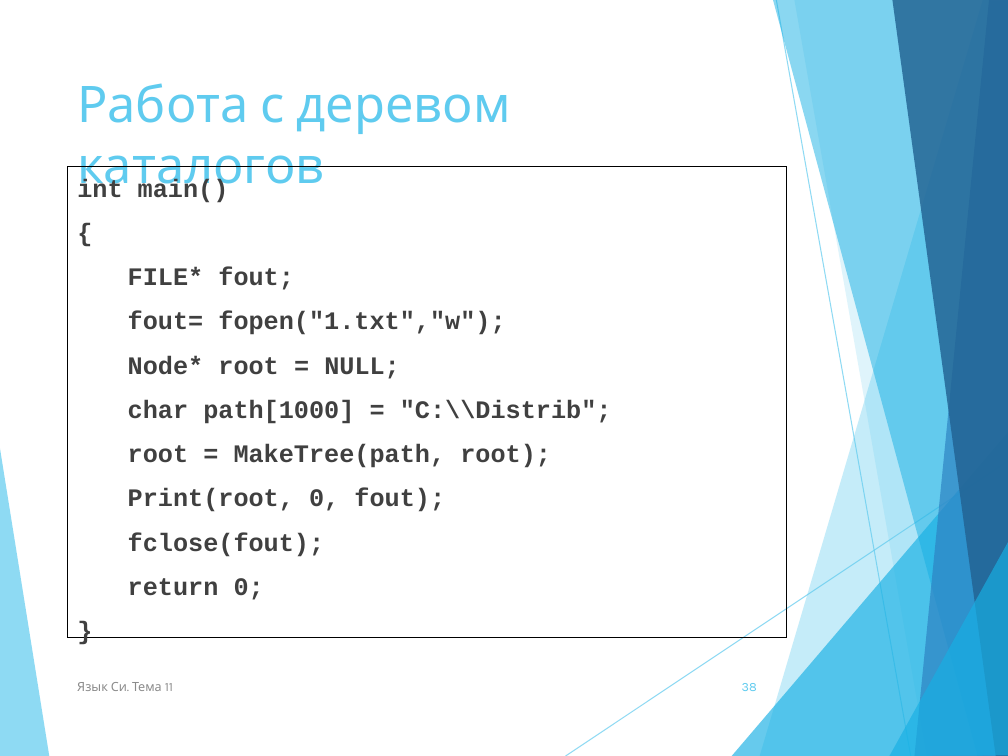
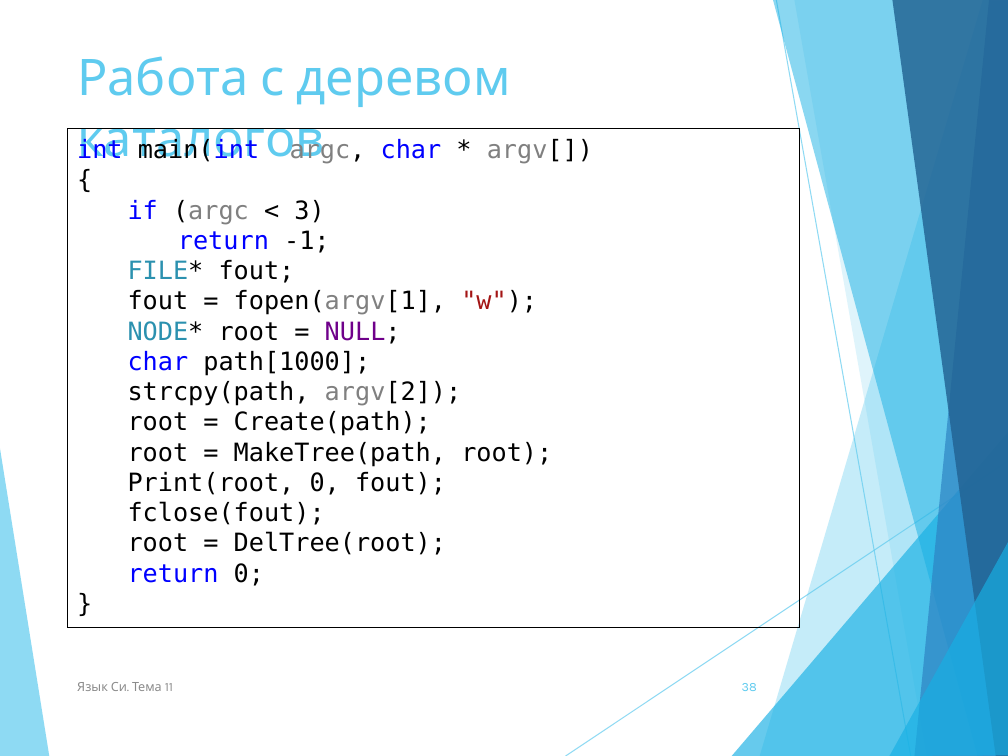
Before and after one commit to NIIT-2020/lection_c, a slide deck: slide 38 of 11 Динамические структуры данных.pptx. Drawn at 1008x756 pixels with LibreOffice and Linux fonts; fonts in the diff are those of the drawing. Boxes give left, top, right and bottom in pixels: in the first picture for what was removed or moved away, otherwise in the second. Text is boxed around its words. In the diff, an @@ line names an element or a change of style, - is before the commit and + after.

```diff
--- a/11 Динамические структуры данных.pptx
+++ b/11 Динамические структуры данных.pptx
@@ title "Работа с деревом каталогов" rewrapped from box(77, 83, 511, 196) to box(77, 56, 511, 163) @@
@@ rectangle "int main(int argc, char * ...": place and size @@
-rectangle "int main(int argc, char * ..." at box(68, 167, 787, 638)
+rectangle "int main(int argc, char * ..." at box(68, 129, 800, 628)
@@ rectangle "int main(int argc, char * ..." at box(68, 129, 800, 628): text to rectangle @@
@@ text in rectangle at box(77, 137, 593, 164): text changed; font Courier New to DejaVu Sans Mono; text colour #404040 to #0000FF; bold off @@
-int main()
+int main(int argc, char * argv[])
@@ text in rectangle at box(128, 200, 330, 253): paragraphs added @@
+if (argc < 3)
+return -1;
@@ text in rectangle at box(128, 260, 552, 586): font Courier New to DejaVu Sans Mono, text colour #404040 to #000000, bold off in "{", "FILE* fout;", "root = MakeTree(path, root);", "Print(root, 0, fout);" and 3 more places; text colour #404040 to #2B91AF in "FILE*"; text colour #404040 to #0000FF in "return"; less space between paragraphs @@
@@ text in rectangle at box(128, 290, 537, 436): text changed; font Courier New to DejaVu Sans Mono; text colour #404040 to #000000; bold off @@
-fout= fopen("1.txt","w");
-Node* root = NULL;
-char path[1000] = "C:\\Distrib";
+fout = fopen(argv[1], "w");
+NODE* root = NULL;
+char path[1000];
+strcpy(path, argv[2]);
+root = Create(path);
@@ text in rectangle at box(128, 531, 446, 555): paragraph added @@
+root = DelTree(root);
```
Also in this commit, not shown: 8 other slides changed, 1 slide added, 1 slide removed.
